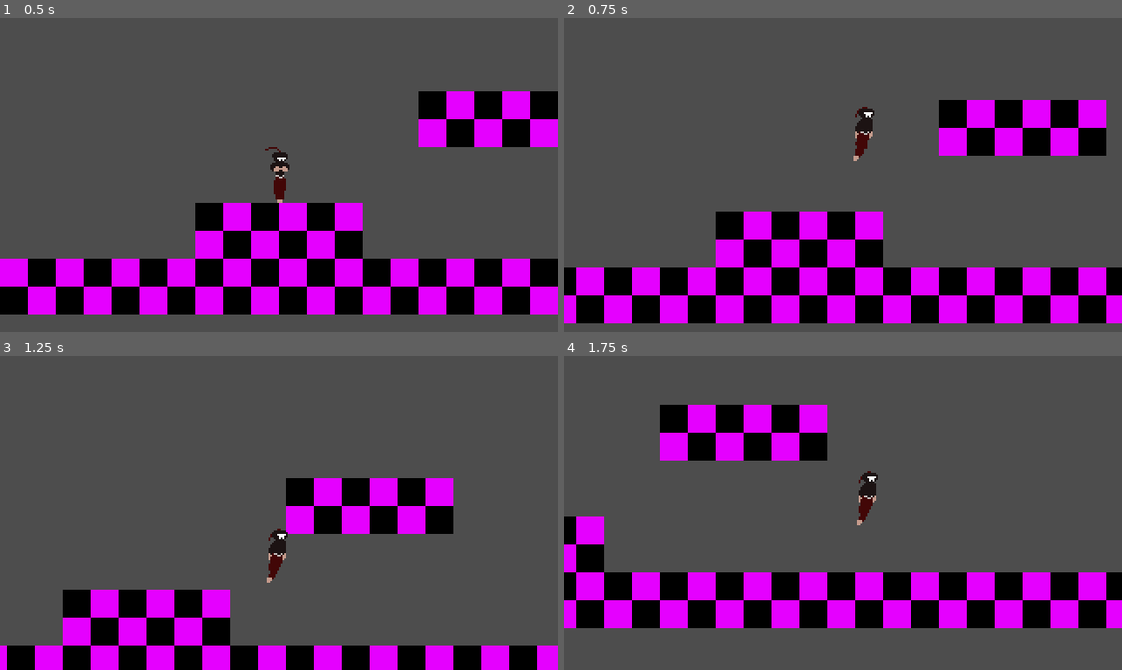
Above: before the commit, frames 1-4 (two rows, left to right).
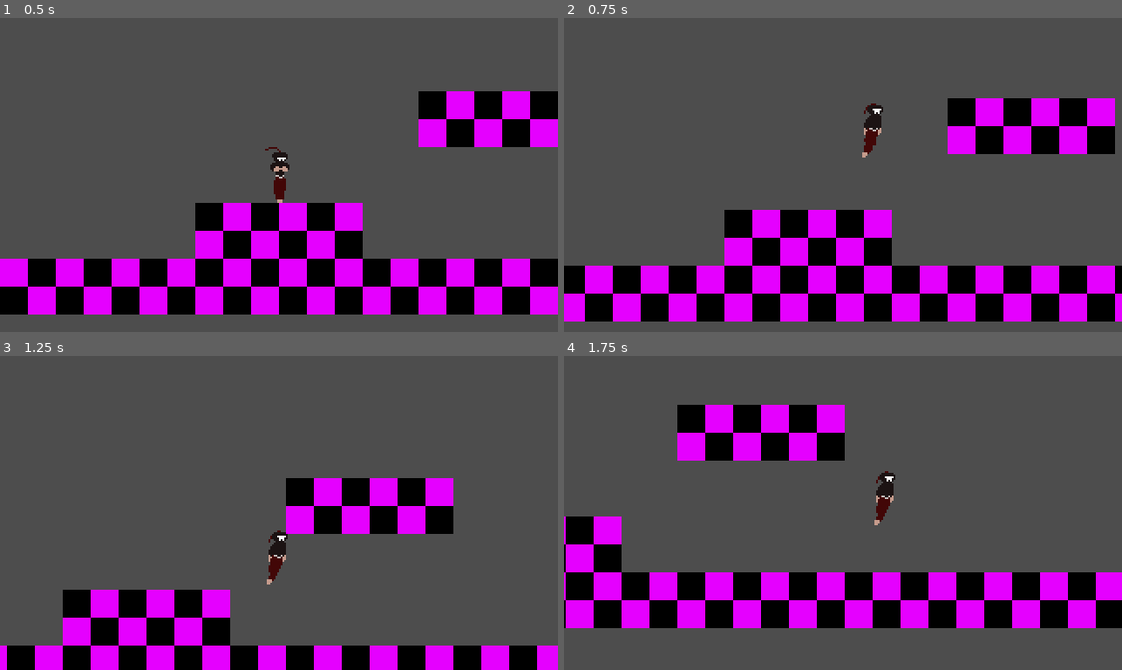
Above: after the commit, the same moments.

Repository: lowercasewords/shinobi-strike
Game: Godot game, scene res://scenes/levels/test_map.tscn
Two runs of this game, one before a commit and one after it. Both use one fixed random seed, a clock stepped at 60 frames per second and the inputs below.
Inputs:
- Up to frame 1 (0.5 s): no input
- Up to frame 2 (0.75 s): tap Enter (ui_accept) at 0.5, 0.6 s; hold Right (ui_right) from 0.53 s (still down)
- Up to frame 3 (1.25 s): keep holding Right (ui_right); tap Enter (ui_accept) at 0.77, 1.07 s
- Up to frame 4 (1.75 s): keep holding Right (ui_right); tap Enter (ui_accept) at 1.35, 1.52 s

Frame 1 is identical in both runs. In frame 2, 12% of the frame differs, in the area x 0-100%, y 25-98%; in frame 3, 0.1%; in frame 4, 17%, in the area x 0-100%, y 15-87%.

Commit message:
added walking to idle animation by playing walk_windup backwards

Diff:
--- a/scenes/player/Player.tscn
+++ b/scenes/player/Player.tscn
@@ -159,8 +159,10 @@
 [node name="Camera2D" type="Camera2D" parent="." unique_id=1170208015]
 visible = false
 position_smoothing_enabled = true
-position_smoothing_speed = 15.0
+position_smoothing_speed = 10.0
 drag_vertical_enabled = true
+drag_left_margin = 0.1
+drag_right_margin = 0.1
 
 [node name="StateMachine" type="Node2D" parent="." unique_id=150581391]
 script = ExtResource("7_pn6s4")
--- a/scenes/player/grounded_state.gd
+++ b/scenes/player/grounded_state.gd
@@ -1,25 +1,25 @@
 class_name GroundedState extends State
 
-func check_grounded_transitions() -> bool:
+func check_grounded_transitions() -> String:
 	var current_state_name: String = player.state_machine.current_state.name.to_lower()
 
 	if player.is_on_floor():
 		if player.just_landed and current_state_name != StateMachine.LAND:
 			transitioned.emit(self, StateMachine.LAND)
-			return true
+			return StateMachine.LAND
 
 		if Input.is_action_just_pressed("ui_accept") and current_state_name != StateMachine.JUMP:
 			transitioned.emit(self, StateMachine.JUMP)
-			return true
+			return StateMachine.JUMP
 
 		# While landing, grounded states won't start
 		if player.animated_sprite.animation != "land" or (player.animated_sprite.animation == "land" and not player.animated_sprite.is_playing()):
 			if player.direction != 0 and current_state_name != StateMachine.WALK:
 				transitioned.emit(self, StateMachine.WALK)
 				#print(player.state_machidne.current_state)
-				return true
+				return StateMachine.WALK
 			elif player.velocity.x == 0 and current_state_name != StateMachine.IDLE:
 				transitioned.emit(self, StateMachine.IDLE)
-				return true
+				return StateMachine.IDLE
 
-	return false
+	return ""
--- a/scenes/player/idle_state.gd
+++ b/scenes/player/idle_state.gd
@@ -7,4 +7,8 @@
 	player.animated_sprite.play("idle")
 
 func physics_update(_delta: float) -> void:
-	var transitioned_via_grounded: bool = check_grounded_transitions()
+	check_grounded_transitions()
+
+func _on_animation_finished():
+	if player.state_machine.current_state.name.to_lower() == StateMachine.IDLE and (player.animated_sprite.animation == "walk_windup"):
+		player.animated_sprite.play("idle")
--- a/scenes/player/player.gd
+++ b/scenes/player/player.gd
@@ -22,7 +22,6 @@
 	direction = Input.get_axis("ui_left", "ui_right")
 	if last_direction != direction and direction != 0:
 		just_changed_directions = true
-		print("hi")
 	else:
 		just_changed_directions = false
 
--- a/scenes/player/walk_state.gd
+++ b/scenes/player/walk_state.gd
@@ -13,9 +13,12 @@
 	if player.just_changed_directions:
 		player.animated_sprite.play("walk_turn")
 
-	check_grounded_transitions()
+	var new_state: String = check_grounded_transitions()
+	if new_state == StateMachine.IDLE:
+		player.animated_sprite.play_backwards("walk_windup")
+
 	basic_movement(_delta, player.SPEED)
 
 func _on_animation_finished():
-	if player.animated_sprite.animation == "walk_windup" or player.animated_sprite.animation == "walk_turn":
+	if player.state_machine.current_state.name.to_lower() == StateMachine.WALK and (player.animated_sprite.animation == "walk_windup" or player.animated_sprite.animation == "walk_turn"):
 		windup_finsh()
